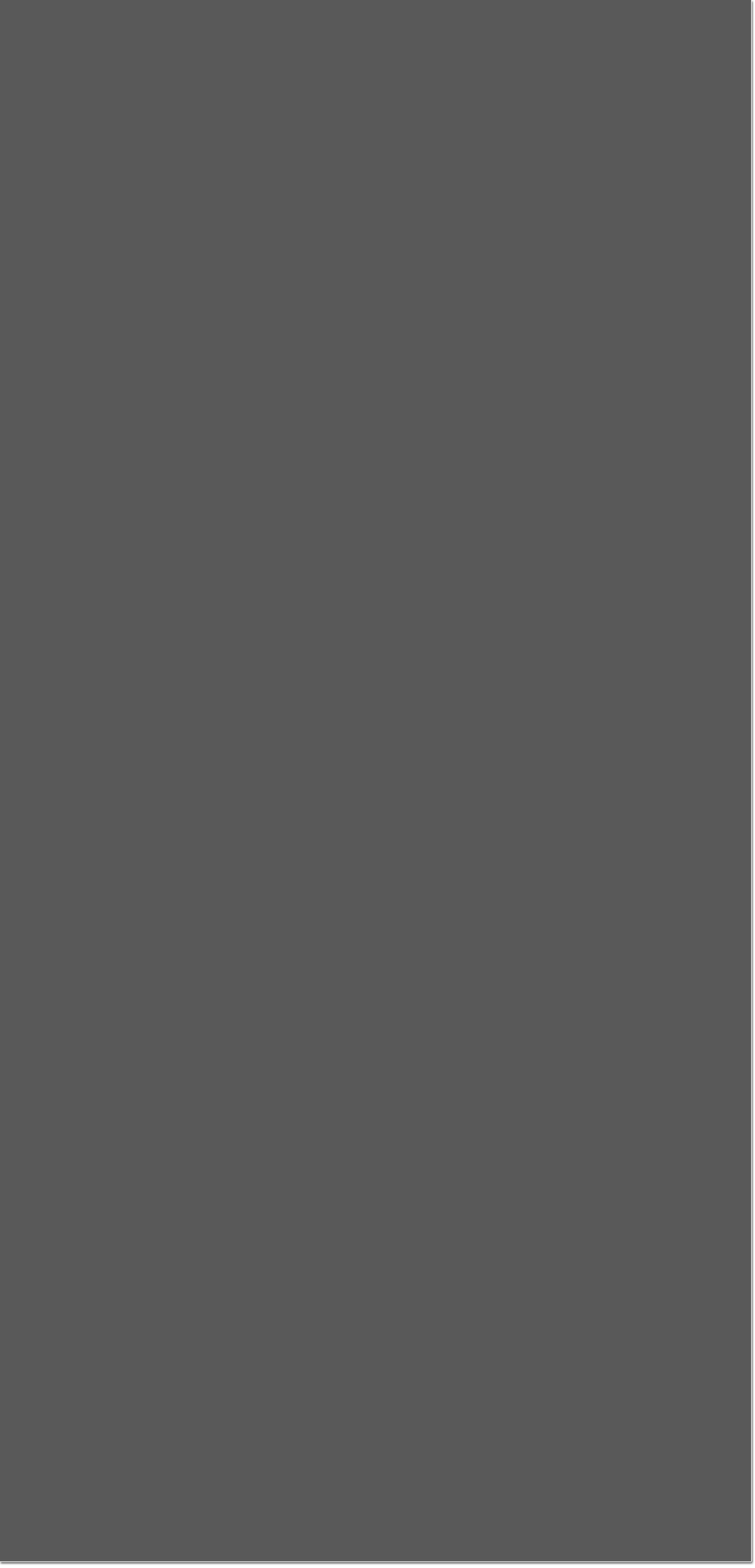
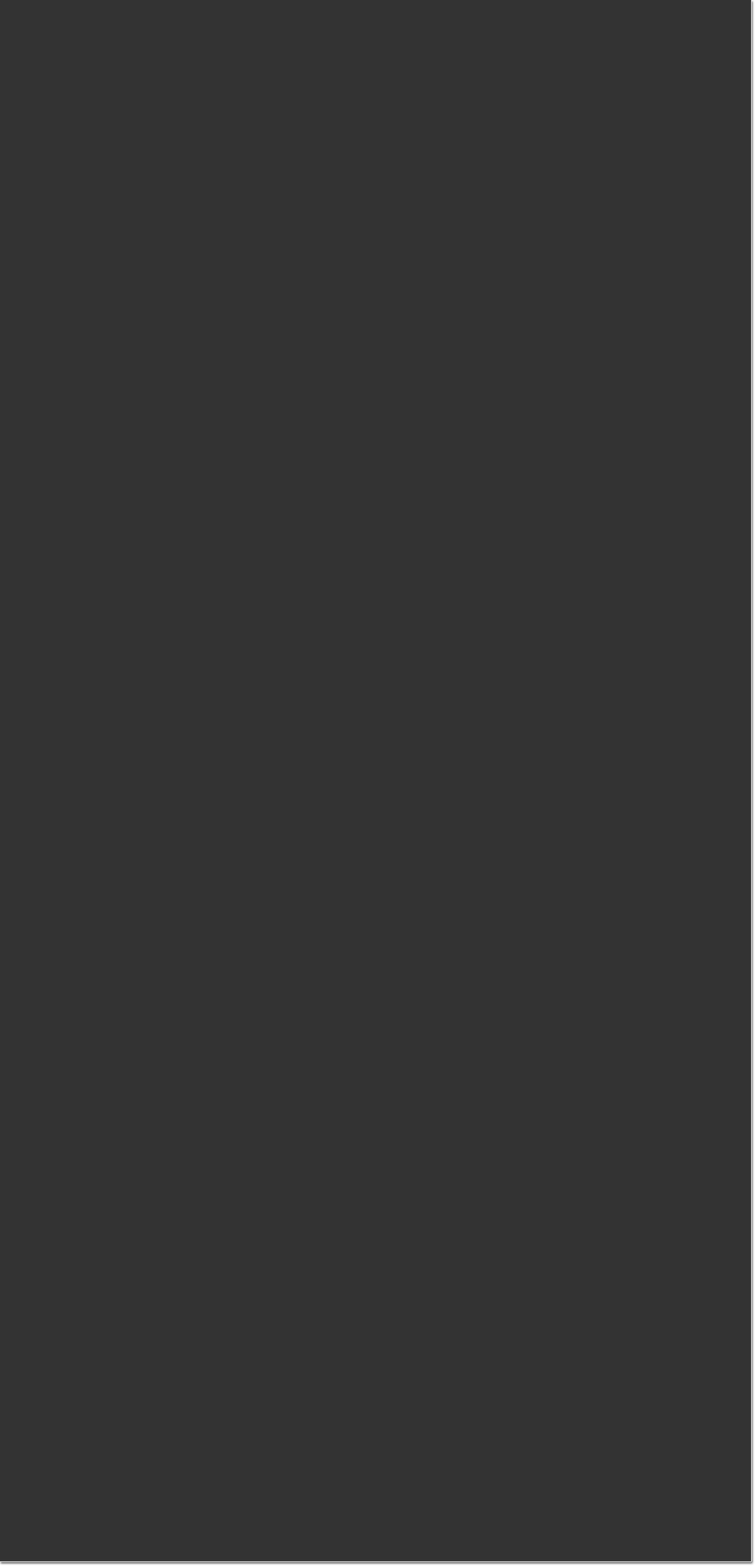
Layered file, before and after one edit (w=755, h=1568). Changes by layer:
pixels changed over [0, 0, 752, 1562] (layer not identified)
